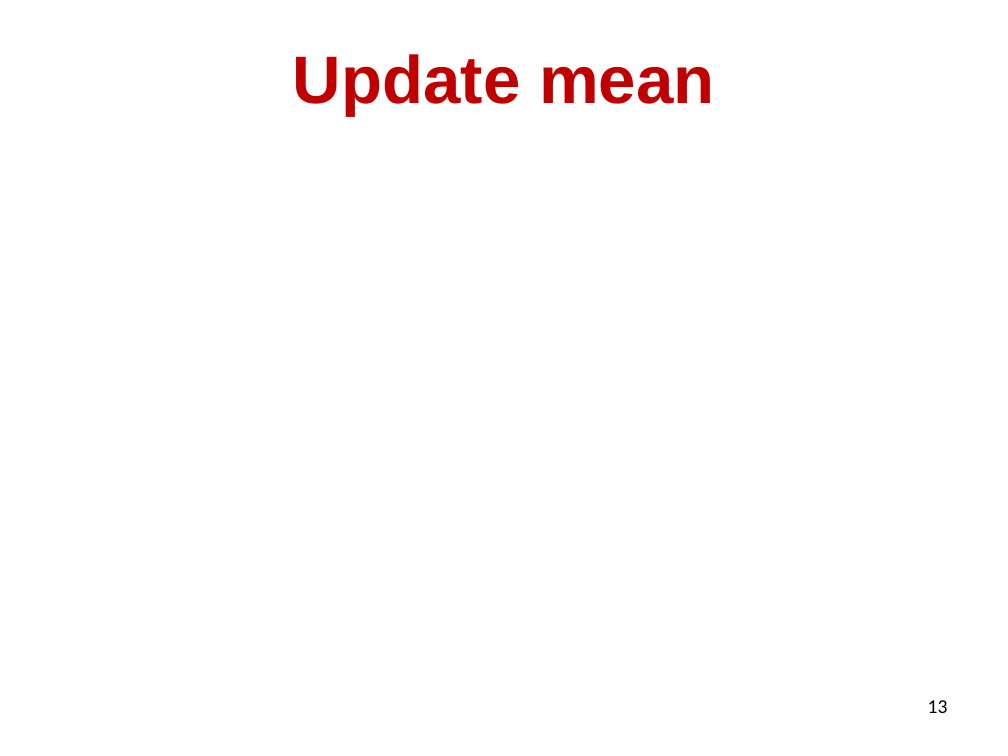
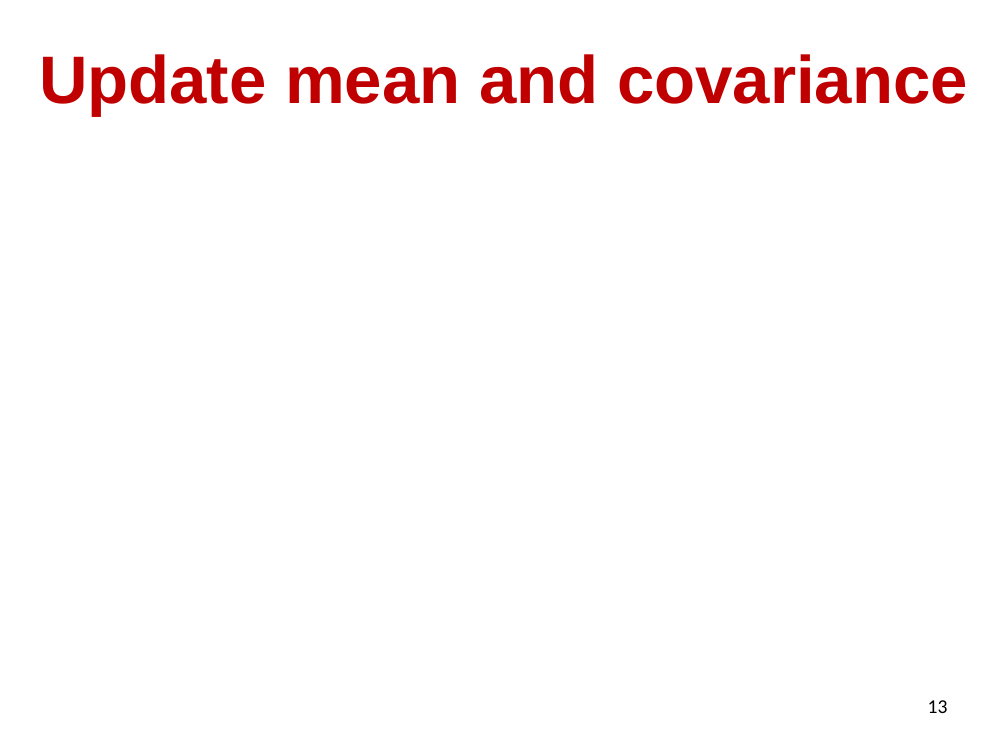
Before and after one commit to lileicc/ucsbcs291k_machine_learning_fall2022, a slide deck: slide 13 of lectures/10_gmm.pptx. Drawn at 1008x756 pixels with LibreOffice and Linux fonts; fonts in the diff are those of the drawing. Boxes give left, top, right and bottom in pixels: in the first picture for what was removed or moved away, otherwise in the second. Text is boxed around its words. In the diff, an @@ line names an element or a change of style, - is before the commit and + after.

```diff
--- a/lectures/10_gmm.pptx
+++ b/lectures/10_gmm.pptx
@@ title at (39,54,968,116): text changed @@
-Update mean
+Update mean and covariance
```
Also in this commit, not shown: 4 other slides changed, 2 slides added, 8 slides removed, 4 other files.
